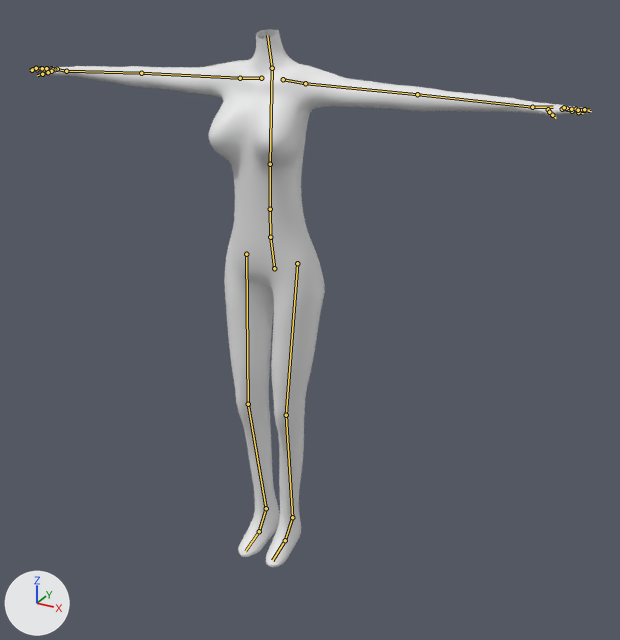
The Blender file フリーゲル.blend: old version first, new version second.
Rendered twice from a 50 mm lens placed at (1.79, -2.91, 2.67), pointed at (0.31, -0.22, 1.32). Arrows for +X, +Y and +Z are at lower left; the lights stay in place. Both versions are drawn at the pose saved in each file; the numbers are the values there. The bones that bend it are drawn over the model as lines.

The first picture shows 'body'.
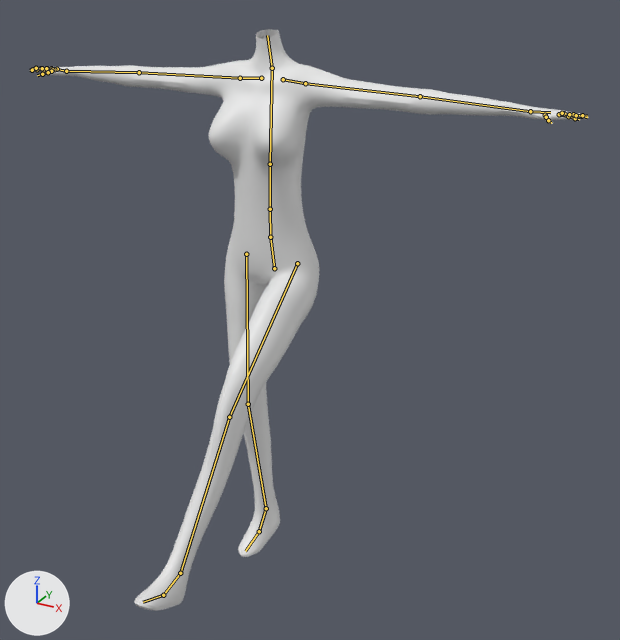
Where the change shows, as pixel boxes (x1, y1, x2, y2) in the pictures (620 x 640 px):
'body', posed (8% taller)
    before: (29, 29, 592, 567)
    after: (29, 29, 589, 611)
bone 'UpperLeg.L', root to tip
    before: (297, 263) to (286, 415)
    after: (297, 263) to (229, 417)
bone 'UpperArm.L', root to tip
    before: (305, 83) to (417, 94)
    after: (305, 83) to (420, 96)
bone 'LowerArm.L', root to tip
    before: (417, 94) to (532, 107)
    after: (420, 96) to (530, 111)

What the commit changed:
Bone 'UpperLeg.L' (bone_upperleg_l) turns from (0, 0, 0) to (1, 1, 41) degrees about its own x, y and z.
Bone 'UpperArm.L' (bone_upperarm_l) turns from (0, 0, 1) to (0, 0, 0) degrees about its own x, y and z.
Bone 'LowerArm.L' (bone_lowerarm_l) turns from (-3, 0, 1) to (0, 0, 0) degrees about its own x, y and z.
